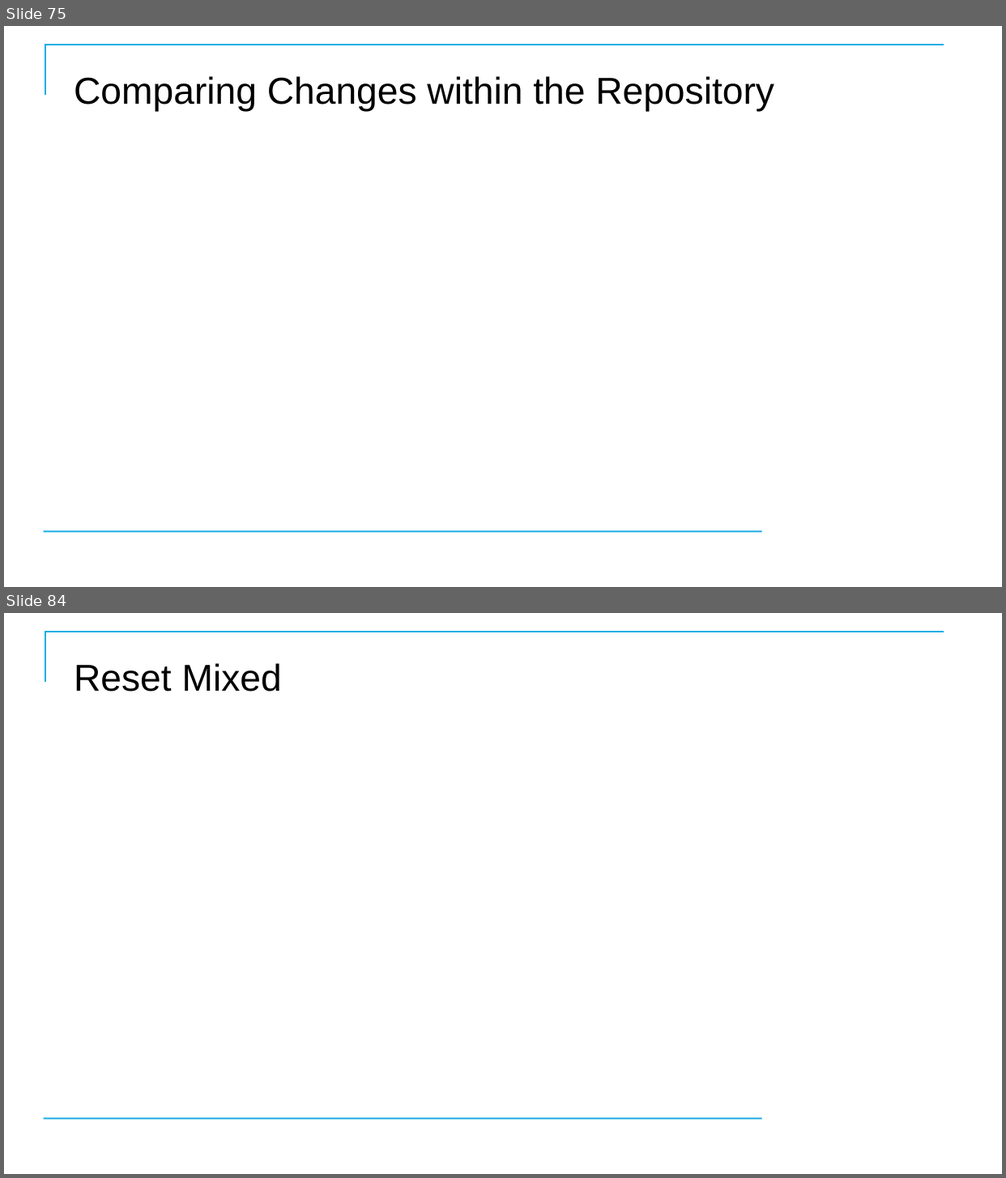
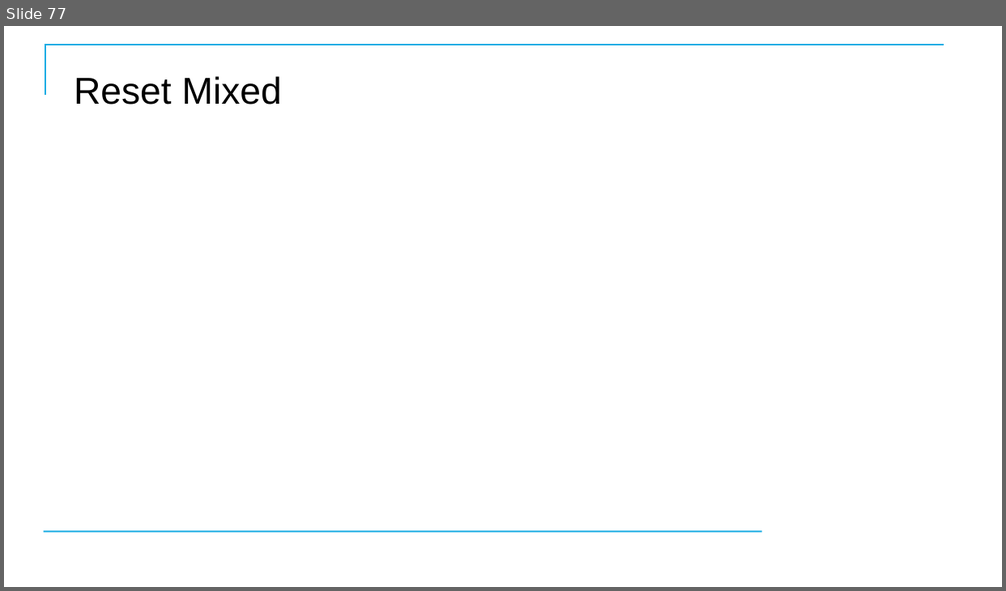
Before and after one commit to CostelloTechnicalConsulting/XGHDEV, a slide deck: ppt/XGHDEV.pptx. Shown one above the other, each under a label of ours: slides 75 and 84 before the commit, slide 77 after it; the slides between them are not shown. The pictures are 1006x1178 and 1006x591 pixels, drawn with LibreOffice and Linux fonts; fonts in the diff are those of the drawing; background and template pictures are left out. Boxes give left, top, right and bottom in pixels: in the first picture for what was removed or moved away, otherwise in the second. Text is boxed around its words. In the diff, an @@ line names an element or a change of style, - is before the commit and + after.

```diff
--- a/ppt/XGHDEV.pptx
+++ b/ppt/XGHDEV.pptx
@@ slide 75 removed at (4,26,1002,587), background #FFFFFF; not listed: 2 template elements that a slide beside it also shows @@
@@ title removed at (74,76,774,112) @@
-Comparing Changes within the Repository
@@ what was slide 84 is now slide 77 @@
```
Also in this commit, not shown: 42 slides changed, 6 other slides removed.
